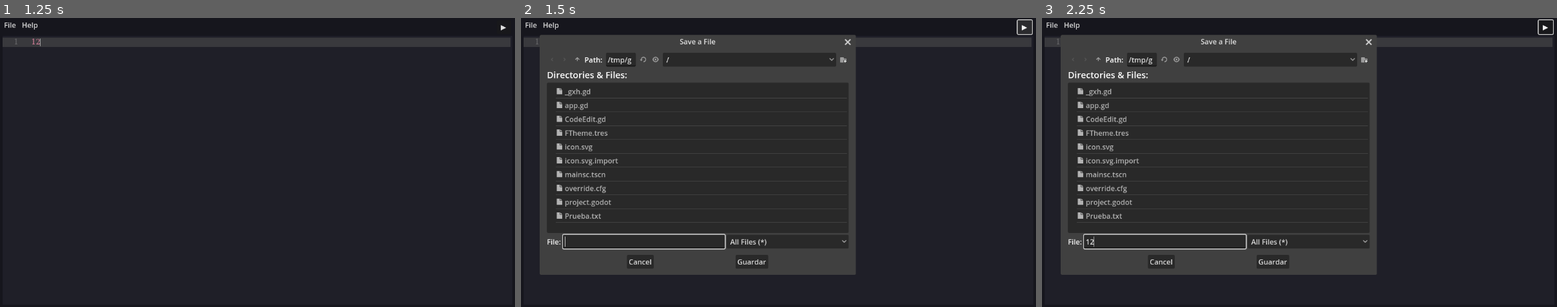
Above: before the commit, frames 1-3 (left to right).
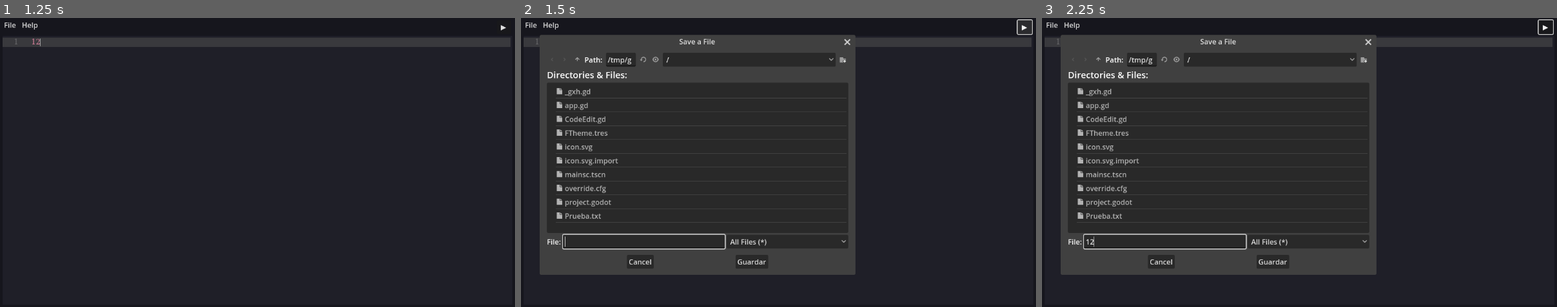
Above: after the commit, the same moments.

Repository: mortalcr/Tronchaeditor
Game: Godot game, scene res://mainsc.tscn
Same seed, same stepped clock (60 frames per second), same inputs: the game is played once before the commit and once after it.
Inputs (mouse positions are in pixels of both pictures, inside the frame that each line leads up to):
- Up to frame 1 (1.25 s): click (257, 171) at 0.52 s; type "12" at 0.6 s
- Up to frame 2 (1.5 s): click "▶" at 1.25 s
- Up to frame 3 (2.25 s): click (1165, 240) at 2.02 s; type "12" at 2.1 s

Frame 1 is identical in both runs. In frame 2, less than 0.1% of the frame differs, in the area x 30-65%, y 7-78%; in frame 3, less than 0.1%.
Error before the commit: Unable to iterate on object of type 'Nil'. (res://app.gd:119)
Error after the commit: Unable to iterate on object of type 'Nil'. (res://app.gd:108)

Commit message:
refactor: `save_file()` -> `save_file(String)`

Diff:
--- a/app.gd
+++ b/app.gd
@@ -1,13 +1,12 @@
 extends Control
 
-var app_name = "Tronchaditor"
-var current_file = "Untitled"
-var edited: bool = false
+var app_name := "Tronchaditor"
+var current_file := "Untitled"
+var edited := false
 
 func _ready():
-
 	get_tree().set_auto_accept_quit(false)
-	DisplayServer.window_set_title(app_name + " - " + current_file)
+	update_window_title()
 
 	$MenuButtonFile.get_popup().add_item("New File")
 	$MenuButtonFile.get_popup().add_item("Open File")
@@ -23,7 +22,7 @@
 func update_window_title():
 	DisplayServer.window_set_title(app_name + " - " + current_file)
 
-func new_File():
+func new_file():
 	current_file = "Untitled"
 	update_window_title()
 	$CodeEdit.text = ""
@@ -31,11 +30,11 @@
 func _on_File_pressed(id):
 	var item_name = $MenuButtonFile.get_popup().get_item_text(id)
 	if item_name == "New File":
-		new_File()
+		new_file()
 	elif item_name == "Open File":
 		$OpenFileDialog.popup()
 	elif item_name == "Save":
-		save_file()
+		save_file(current_file)
 	elif item_name == "Save as":
 		$SaveFileDialog.popup()
 	elif item_name == "Quit":
@@ -50,9 +49,6 @@
 	elif item_name == "About":
 		$AcceptDialog.popup()
 
-func _process(delta):
-	pass
-
 func _on_open_file_dialog_file_selected(path):
 	var f = FileAccess.open(path, FileAccess.READ)
 	$CodeEdit.text = f.get_as_text()
@@ -60,18 +56,11 @@
 	current_file = path
 	update_window_title()
 
-# TODO: refactor this
 func _on_save_file_dialog_file_selected(path):
-	var f = FileAccess.open(path, FileAccess.WRITE)
-	f.store_string($CodeEdit.text)
-	f.close()
-	edited = false
-	current_file = path
-	update_window_title()
+	save_file(path);
 
-func save_file():
+func save_file(path: String) -> void:
 	clear_lines()
-	var path = current_file
 	if path == "Untitled":
 		$SaveFileDialog.popup()
 	else:
@@ -108,7 +97,7 @@
 		$CodeEdit.set_line_background_color(x, Color(0,0,0,0))
 
 func _on_button_pressed():
-	save_file()
+	save_file(current_file)
 	var args = ["-file", current_file, "-json-output"]
 	var output = []
 	# NOTE: this piece of shit will not work unless minigo if found on the system path
